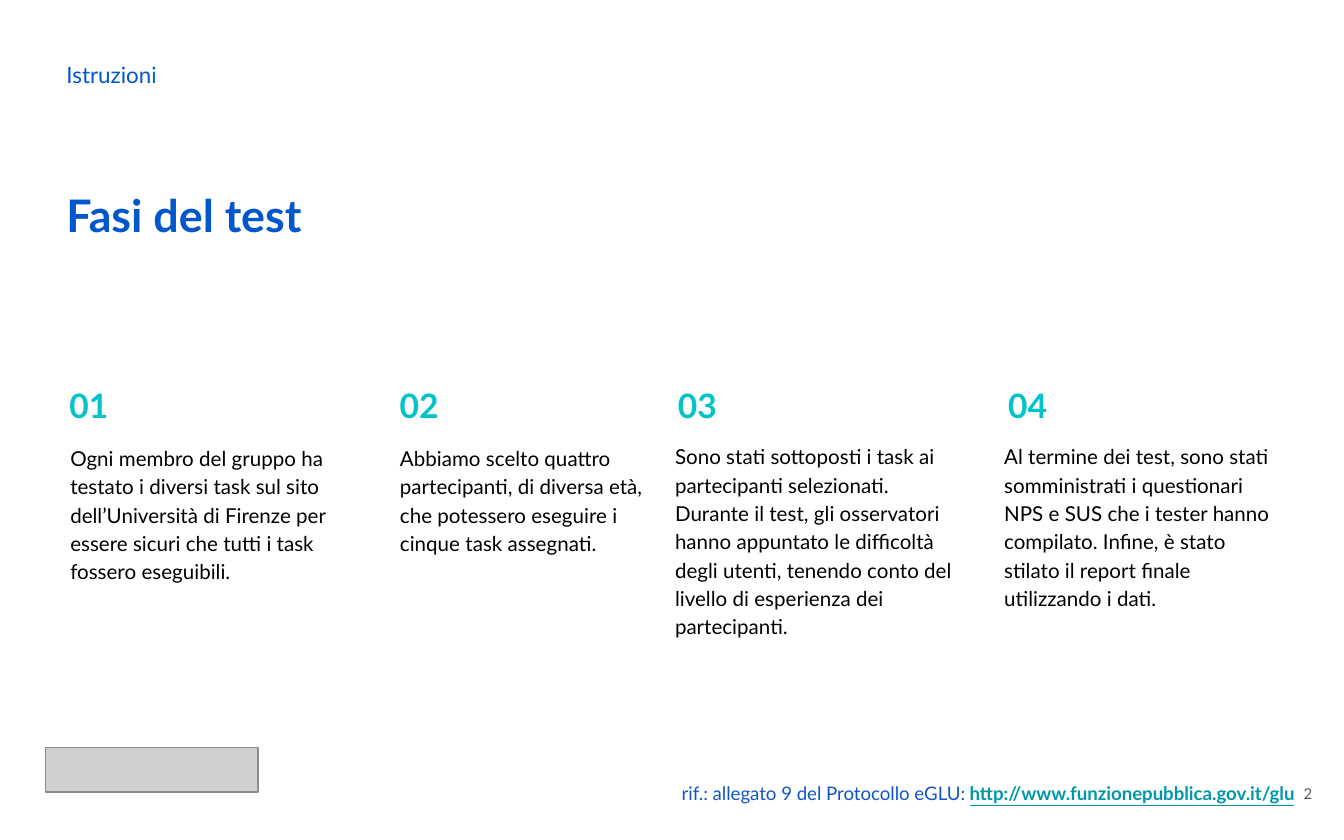
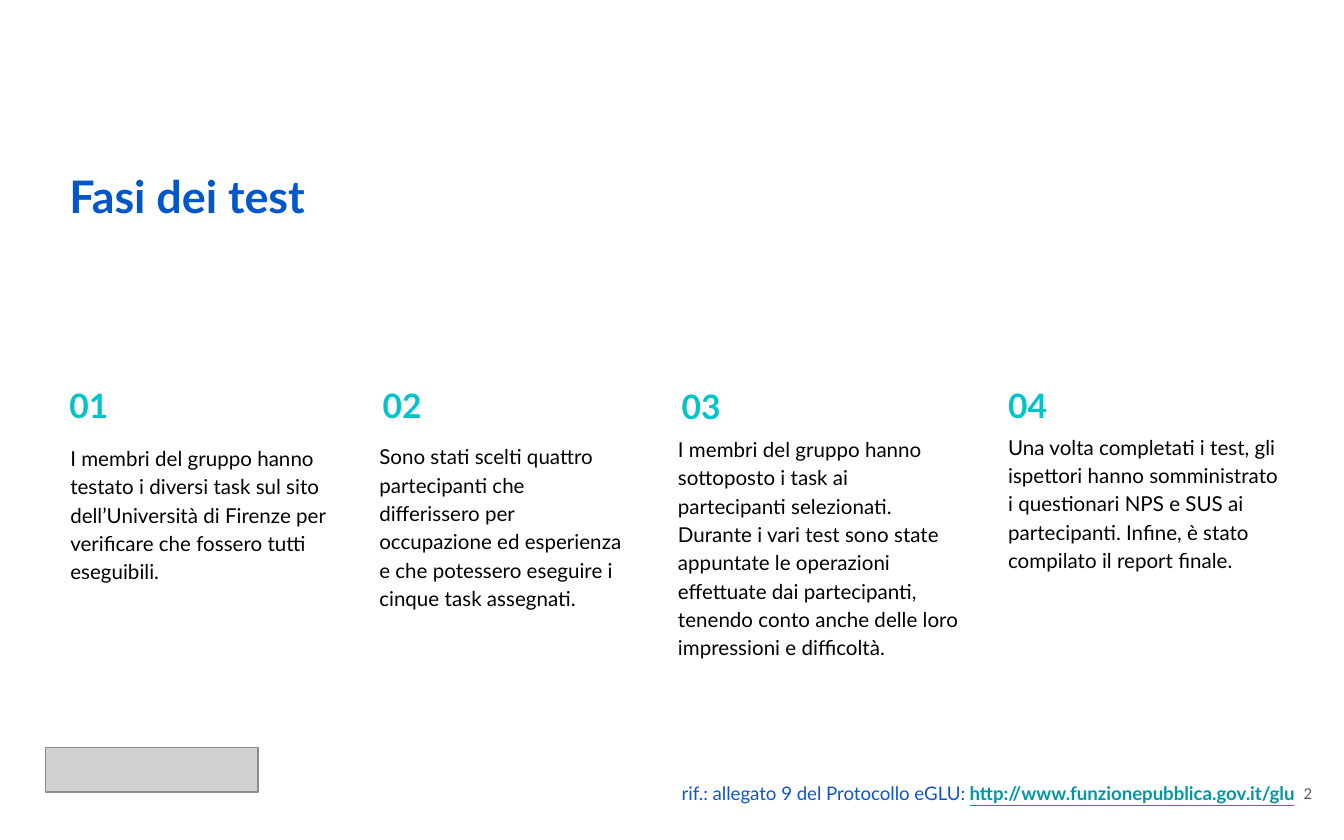
Before and after one commit to GiuVol/Progetto-IUM-21-22, a slide deck: slide 2 of Report dei risultati.pptx. Drawn at 1344x840 pixels with LibreOffice and Linux fonts; fonts in the diff are those of the drawing; grey boxes stand for pictures. Boxes give left, top, right and bottom in pixels: in the first picture for what was removed or moved away, otherwise in the second. Text is boxed around its words. In the diff, an @@ line names an element or a change of style, - is before the commit and + after.

Commit message:
Aggiornato il report finale

```diff
--- a/Report dei risultati.pptx
+++ b/Report dei risultati.pptx
@@ text removed at box(66, 66, 156, 83) @@
-Istruzioni
@@ text at box(69, 179, 305, 214): text changed @@
-Fasi del test
+Fasi dei test
@@ text "02": place and size @@
-text "02" at box(400, 393, 439, 419)
+text "02" at box(383, 393, 422, 419)
@@ text "03": place and size @@
-text "03" at box(678, 393, 717, 419)
+text "03" at box(682, 394, 721, 420)
@@ text at box(379, 449, 621, 610): text changed @@
-Abbiamo scelto quattro partecipanti, di diversa età, che potessero eseguire i cinque task assegnati.
+Sono stati scelti quattro partecipanti che differissero per occupazione ed esperienza e che potessero eseguire i cinque task assegnati.
@@ text at box(678, 442, 958, 659): text changed @@
-Sono stati sottoposti i task ai partecipanti selezionati. Durante il test, gli osservatori hanno appuntato le difficoltà degli utenti, tenendo conto del livello di esperienza dei partecipanti.
+I membri del gruppo hanno sottoposto i task ai partecipanti selezionati. Durante i vari test sono state appuntate le operazioni effettuate dai partecipanti, tenendo conto anche delle loro impressioni e difficoltà.
@@ text at box(1008, 440, 1277, 572): text changed @@
-Al termine dei test, sono stati somministrati i questionari NPS e SUS che i tester hanno compilato. Infine, è stato stilato il report finale utilizzando i dati.
+Una volta completati i test, gli ispettori hanno somministrato i questionari NPS e SUS ai partecipanti. Infine, è stato compilato il report finale.
@@ text at box(70, 451, 326, 583): text changed @@
-Ogni membro del gruppo ha testato i diversi task sul sito dell’Università di Firenze per essere sicuri che tutti i task fossero eseguibili.
+I membri del gruppo hanno testato i diversi task sul sito dell’Università di Firenze per verificare che fossero tutti eseguibili.
```
Also in this commit, not shown: 7 other slides changed, 4 slides added, 3 slides removed.
